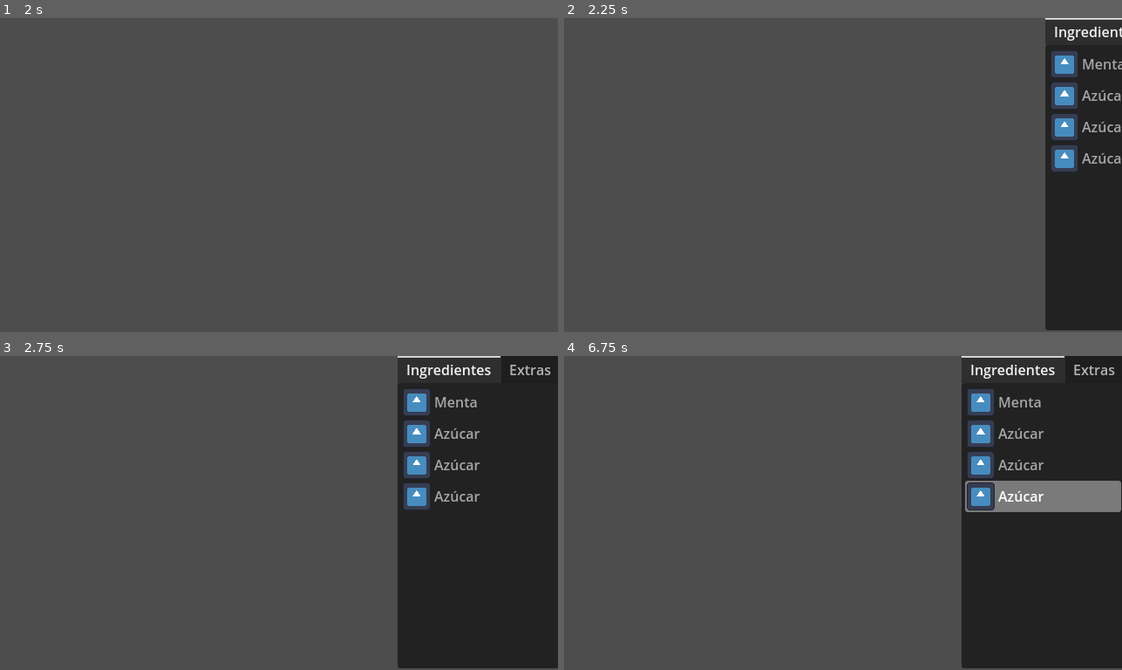
Above: before the commit, frames 1-4 (two rows, left to right).
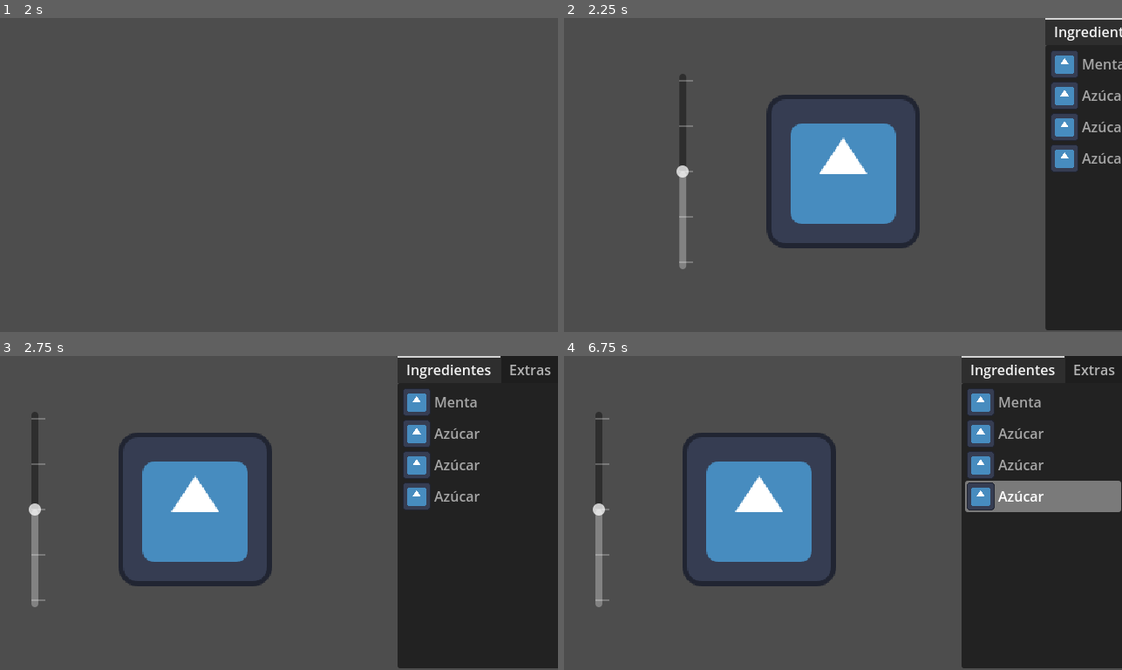
Above: after the commit, the same moments.

Repository: UrtziCM/drmail
Game: Godot game, scene res://src/scenes/main/main_game.tscn
The game is run twice, just before and just after one commit, with the same random seed, the same clock (stepped at 60 frames per second) and the same inputs. The engine's default icon, where the game draws it, is replaced by a stand-in: a white triangle on a blue panel in a dark square.
Inputs (mouse positions are in pixels of both pictures, inside the frame that each line leads up to):
- Up to frame 1 (2 s): tap Enter at 0.5 s; move the mouse to (401, 159) at 0.52 s; tap S (MoveCameraDown) at 0.6 s; click (401, 159) at 0.67 s; tap Space at 1.25 s; drag from (167, 190) to (251, 237) at 1.27 s
- Up to frame 2 (2.25 s): tap Enter at 2 s; move the mouse to (898, 105) at 2.02 s; tap D (MoveCameraRight) at 2.1 s; click (898, 105) at 2.17 s
- Up to frame 3 (2.75 s): no input
- Up to frame 4 (6.75 s): drag from (904, 509) to (675, 465) at 2.77 s; tap Space at 3.5, 5 s; move the mouse to (1010, 560) at 3.52 s; tap S (MoveCameraDown) at 3.6, 6.6 s; click (1010, 560) at 3.67 s; tap Enter at 4.25 s; drag from (675, 465) to (759, 509) at 4.27 s; move the mouse to (870, 513) at 5.02 s; tap D (MoveCameraRight) at 5.1 s; click (870, 513) at 5.17 s; drag from (759, 434) to (731, 528) at 5.77 s; move the mouse to (965, 497) at 6.52 s; click (965, 497) at 6.67 s

Frame 1 is identical in both runs. In frame 2, 8.4% of the frame differs, in the area x 20-64%, y 17-80%; in frame 3, 8.4%, in the area x 5-49%, y 17-80%; in frame 4, 8.4%.

Commit message:
add:add temperature slider and functionality

Diff:
--- a/src/scenes/alchemy/alchemy.tscn
+++ b/src/scenes/alchemy/alchemy.tscn
@@ -1,9 +1,11 @@
-[gd_scene load_steps=7 format=3 uid="uid://cnkhr7hm063pj"]
+[gd_scene load_steps=9 format=3 uid="uid://cnkhr7hm063pj"]
 
 [ext_resource type="Script" uid="uid://dwlr1qvwuni6t" path="res://src/scenes/alchemy/ingredient_picking_handler.gd" id="1_7o4g6"]
 [ext_resource type="Script" uid="uid://04ix580gocb2" path="res://src/scenes/alchemy/alchemy_engine.gd" id="1_l0m2p"]
 [ext_resource type="Script" uid="uid://clco2btno7wgi" path="res://src/scenes/alchemy/inventory_handler.gd" id="2_wruop"]
 [ext_resource type="Script" uid="uid://2ln3h4yy10g3" path="res://src/instanceables/spoon.gd" id="3_tpxyx"]
+[ext_resource type="Script" uid="uid://ckkytstvwqc7l" path="res://src/scenes/alchemy/temperature_handler.gd" id="4_kcvvk"]
+[ext_resource type="Texture2D" uid="uid://8635eqsig15p" path="res://icon.svg" id="5_8vpwj"]
 
 [sub_resource type="CircleShape2D" id="CircleShape2D_l0m2p"]
 radius = 128.0
@@ -24,9 +26,14 @@
 IngredientItemList = NodePath("../IngredientTabs/Ingredientes")
 ExtrasItemList = NodePath("../IngredientTabs/Extras")
 
-[node name="IngredientPickingHandler" type="Node" parent="." node_paths=PackedStringArray("IngredientsTab")]
+[node name="IngredientPickingHandler" type="Node" parent="." node_paths=PackedStringArray("IngredientsTab") groups=["Engines"]]
 script = ExtResource("1_7o4g6")
 IngredientsTab = NodePath("../IngredientTabs")
+
+[node name="TemperatureHandler" type="Node" parent="." node_paths=PackedStringArray("temp_slider", "fire_sprite") groups=["Engines"]]
+script = ExtResource("4_kcvvk")
+temp_slider = NodePath("../TemperatureSlider")
+fire_sprite = NodePath("../TemperatureSprite")
 
 [node name="CauldronArea" type="Area2D" parent="."]
 editor_description = "Cauldron to drop ingredients into."
@@ -146,6 +153,23 @@
 item_0/text = "Azúcar"
 metadata/_tab_index = 1
 
+[node name="TemperatureSlider" type="VSlider" parent="."]
+offset_left = 32.0
+offset_top = 64.0
+offset_right = 48.0
+offset_bottom = 288.0
+max_value = 4.0
+value = 2.0
+rounded = true
+tick_count = 5
+ticks_on_borders = true
+
+[node name="TemperatureSprite" type="Sprite2D" parent="."]
+z_index = -1
+position = Vector2(224, 176)
+scale = Vector2(1.375, 1.375)
+texture = ExtResource("5_8vpwj")
+
 [connection signal="timeout" from="CauldronArea/SpinRaycast/SpinCast1/Timer" to="AlchemyEngine" method="_raycast_timer_finished" binds= [0]]
 [connection signal="timeout" from="CauldronArea/SpinRaycast/SpinCast2/Timer" to="AlchemyEngine" method="_raycast_timer_finished" binds= [1]]
 [connection signal="timeout" from="CauldronArea/SpinRaycast/SpinCast3/Timer" to="AlchemyEngine" method="_raycast_timer_finished" binds= [2]]
@@ -158,3 +182,4 @@
 [connection signal="mouse_exited" from="Spoon" to="Spoon" method="_mouse_exited"]
 [connection signal="item_clicked" from="IngredientTabs/Ingredientes" to="IngredientPickingHandler" method="_on_ingredient_clicked"]
 [connection signal="item_clicked" from="IngredientTabs/Extras" to="IngredientPickingHandler" method="_on_ingredient_clicked"]
+[connection signal="value_changed" from="TemperatureSlider" to="TemperatureHandler" method="_temperature_slider_value_changed"]
--- /dev/null
+++ b/src/scenes/alchemy/temperature_handler.gd
@@ -0,0 +1,23 @@
+extends Node
+
+const MAX_FIRE_SCALE: float = 2
+const MIN_FIRE_SCALE: float = 1.25
+
+
+@export
+var temp_slider: VSlider
+@export
+var fire_sprite: Sprite2D
+
+var temperature: float
+
+func _temperature_slider_value_changed(value: float) -> void:
+	temperature = value
+	tween_fire_sprite_scale()
+
+func _normalized_slider_value():
+	return temp_slider.value / temp_slider.max_value
+
+func tween_fire_sprite_scale():
+	var temp_scale_tween: Tween = create_tween()
+	temp_scale_tween.parallel().tween_property(fire_sprite, "scale",Vector2(2,2) * _normalized_slider_value(), 1)
Not shown, added: src/scenes/alchemy/temperature_handler.gd.uid
